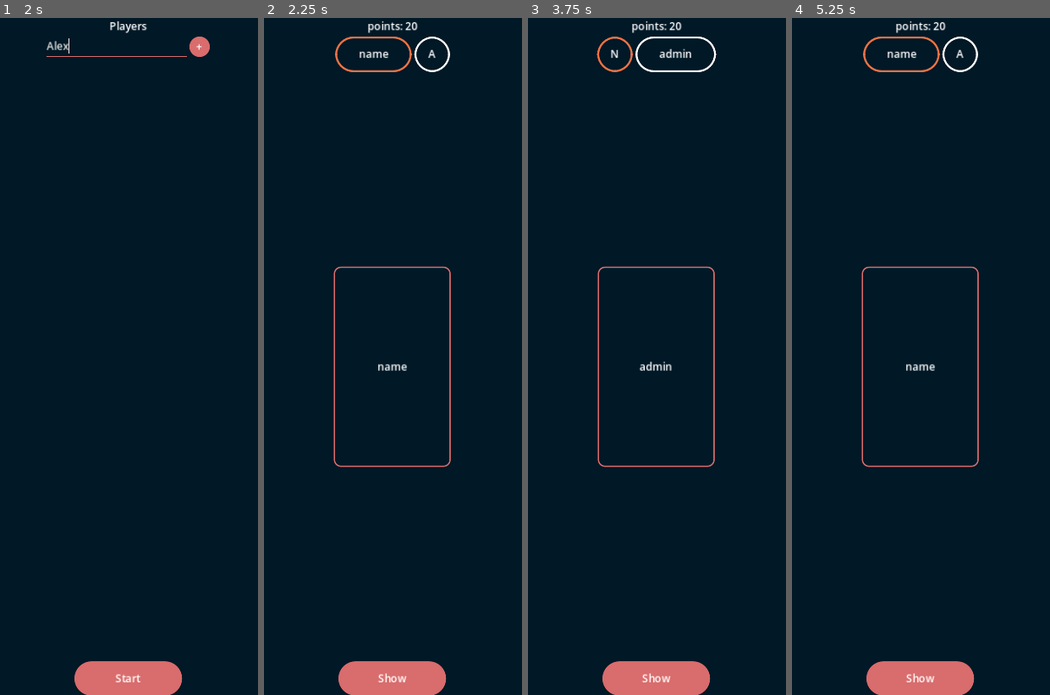
Above: before the commit, frames 1-4 (left to right).
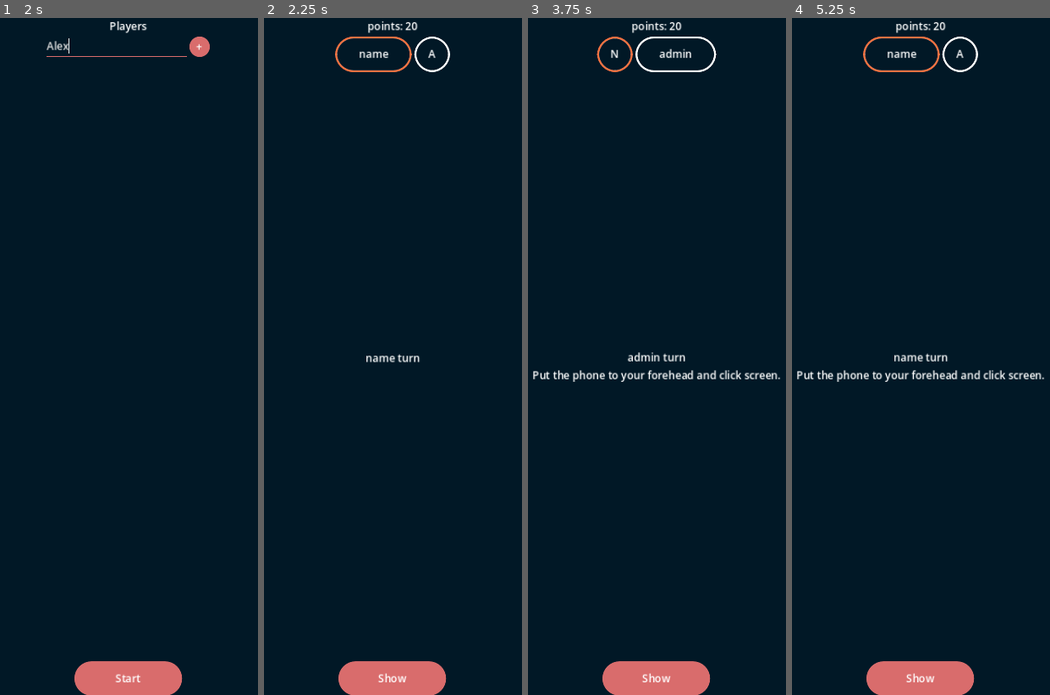
Above: after the commit, the same moments.

Repository: pokion/KingOfParty
Game: Godot game, scene res://scenes/menu.tscn
The game is run twice, just before and just after one commit, with the same random seed, the same clock (stepped at 60 frames per second) and the same inputs.
Inputs (mouse positions are in pixels of both pictures, inside the frame that each line leads up to):
- Up to frame 1 (2 s): click "Play" at 0.5 s; click (116, 45) at 1.27 s; type "Alex" at 1.35 s
- Up to frame 2 (2.25 s): click "Start" at 2 s
- Up to frame 3 (3.75 s): click "Show" at 2.75 s; click "Continue" at 3.5 s
- Up to frame 4 (5.25 s): click "Show" at 4.25 s; click "Continue" at 5 s

Frame 1 is identical in both runs. In frame 2, 0.9% of the frame differs, in the area x 26-73%, y 36-67%; in frame 3, 1.6%, in the area x 1-98%, y 36-67%; in frame 4, 1.6%.

Commit message:
added support for android
added fully support for exports to android and added hits for player next card.

Diff:
--- a/project.godot
+++ b/project.godot
@@ -35,4 +35,5 @@
 
 renderer/rendering_method="gl_compatibility"
 renderer/rendering_method.mobile="gl_compatibility"
+textures/vram_compression/import_etc2_astc=true
 environment/defaults/default_clear_color=Color(0.00392157, 0.0941176, 0.14902, 1)
--- a/scenes/game.tscn
+++ b/scenes/game.tscn
@@ -53,6 +53,7 @@
 size_flags_vertical = 3
 
 [node name="secondsMode" type="VBoxContainer" parent="CanvasLayer/gameScene"]
+visible = false
 layout_mode = 2
 size_flags_vertical = 3
 size_flags_stretch_ratio = 4.47
@@ -145,13 +146,20 @@
 author = ""
 
 [node name="playerAnnoucmentCard" type="CenterContainer" parent="CanvasLayer/gameScene"]
-visible = false
 layout_mode = 2
 
-[node name="playerNameAnnoucment" parent="CanvasLayer/gameScene/playerAnnoucmentCard" instance=ExtResource("2_l6n1r")]
+[node name="VBoxContainer" type="VBoxContainer" parent="CanvasLayer/gameScene/playerAnnoucmentCard"]
 layout_mode = 2
-gameMode = ""
-author = ""
+
+[node name="playerTurn" type="Label" parent="CanvasLayer/gameScene/playerAnnoucmentCard/VBoxContainer"]
+layout_mode = 2
+text = "Andy's turns"
+horizontal_alignment = 1
+
+[node name="hint" type="Label" parent="CanvasLayer/gameScene/playerAnnoucmentCard/VBoxContainer"]
+layout_mode = 2
+text = "Put the phone to your forehead and click on the card."
+horizontal_alignment = 1
 
 [node name="gameModeSectionEnd" type="Control" parent="CanvasLayer/gameScene"]
 layout_mode = 2
--- a/scripts/game.gd
+++ b/scripts/game.gd
@@ -15,13 +15,19 @@
 	"whoami": SHOW_WHOAMI_SCENE,
 	"seconds": SHOW_SECONDS_SCENE,
 }
+
+var hintsForNextMode = {
+	"seconds": "Pass phone to next player.",
+	"whoami": "Put the phone to your forehead and click screen."
+}
+
 var cardsController;
 var playersController;
 var players;
 var playersNodeReference = {};
 var cards;
 var currentCard;
-var currentPlayer: int = 0;
+var currentPlayer: int = -1;
 var nodes
 
 var playerChip = preload("res://components/playerChip.tscn");
@@ -31,7 +37,6 @@
 	nodes = {
 		"showCardButton": $CanvasLayer/gameScene/showCardButton,
 		"playerAnnoucmentCard": $CanvasLayer/gameScene/playerAnnoucmentCard,
-		"playerNameAnnoucment": $CanvasLayer/gameScene/playerAnnoucmentCard/playerNameAnnoucment,
 		"truthDare": $CanvasLayer/gameScene/truthDareMode,
 		"neverEver": $CanvasLayer/gameScene/neverEverMode,
 		"nextPlayerButton": $CanvasLayer/gameScene/nextPlayerButton,
@@ -46,10 +51,9 @@
 	cardsController = get_node("/root/Cards");
 	playersController = get_node("/root/Players");
 	cards = cardsController.shuffleAndReturn(["neverever", "whoami", ["truth", "dare"],"seconds"]);
-	#cards = cardsController.shuffleAndReturn(["seconds"]);
 	players = playersController.getAllPlayers();
 	addPlayersChips(players)
-	changeVisibilityOfNodes(SHOW_PLAYER_TURN);
+	onNextPlayer()
 	changePlayerChipViewToCurrentPlayer()
 
 func changeVisibilityOfNodes(state):
@@ -95,8 +99,15 @@
 	$CanvasLayer/gameScene/neverEverMode/neverEverCard.setContent(currentCard["content"])
 
 func showPlayerMode():
-	nodes["playerNameAnnoucment"].setContent(players[players.keys()[currentPlayer]]["name"])
-	showNodes(["showCardButton", "playerNameAnnoucment", "playerAnnoucmentCard"])
+	var hintForGameMode = "";
+	if not (currentCard is Array):
+		print(hintsForNextMode.has(currentCard.gameMode))
+		if hintsForNextMode.has(currentCard.gameMode):
+			hintForGameMode = hintsForNextMode[currentCard.gameMode];
+
+	$CanvasLayer/gameScene/playerAnnoucmentCard/VBoxContainer/playerTurn.text = players[players.keys()[currentPlayer]]["name"] + " turn";
+	$CanvasLayer/gameScene/playerAnnoucmentCard/VBoxContainer/hint.text = hintForGameMode;
+	showNodes(["showCardButton", "playerAnnoucmentCard"])
 
 #Utilities
 func showNodes(nodesName: Array[String]):
@@ -125,7 +136,6 @@
 
 #Signals
 func _on_show_card_button_pressed():
-	currentCard = cards.pop_back()
 	if currentCard is Array:
 		changeVisibilityOfNodes(SHOW_TRUTH_DARE_SCENE)
 	else:
@@ -133,6 +143,7 @@
 
 
 func onNextPlayer():
+	currentCard = cards.pop_back();
 	currentPlayer += 1;
 	if currentPlayer == players.size():
 		currentPlayer = 0;
Not shown, added: export_presets.cfg
Not shown, changed: .gitignore
